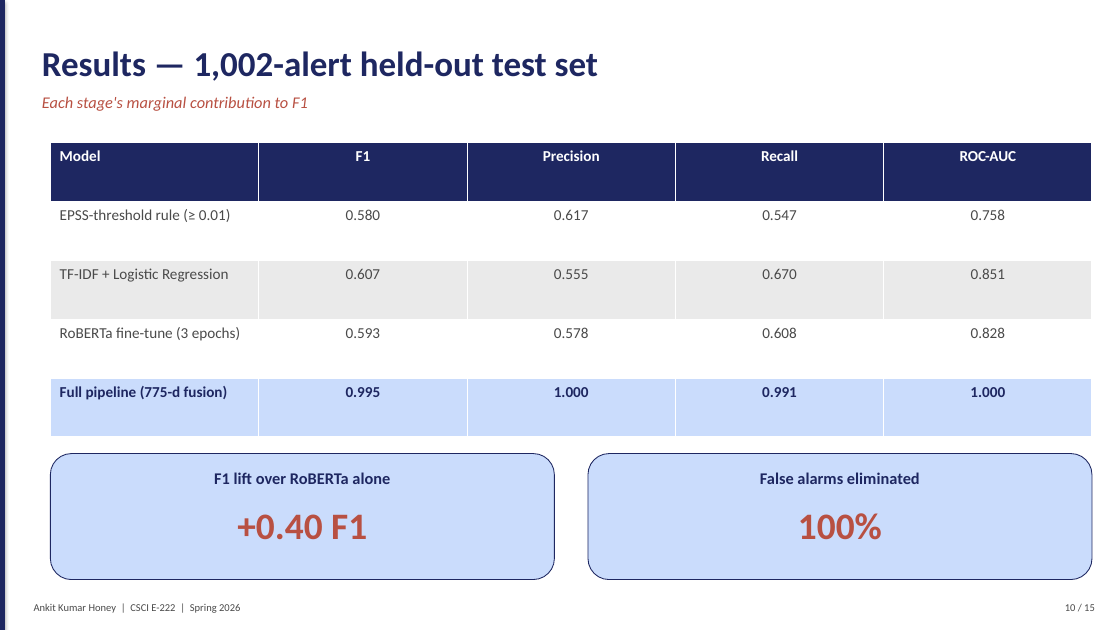
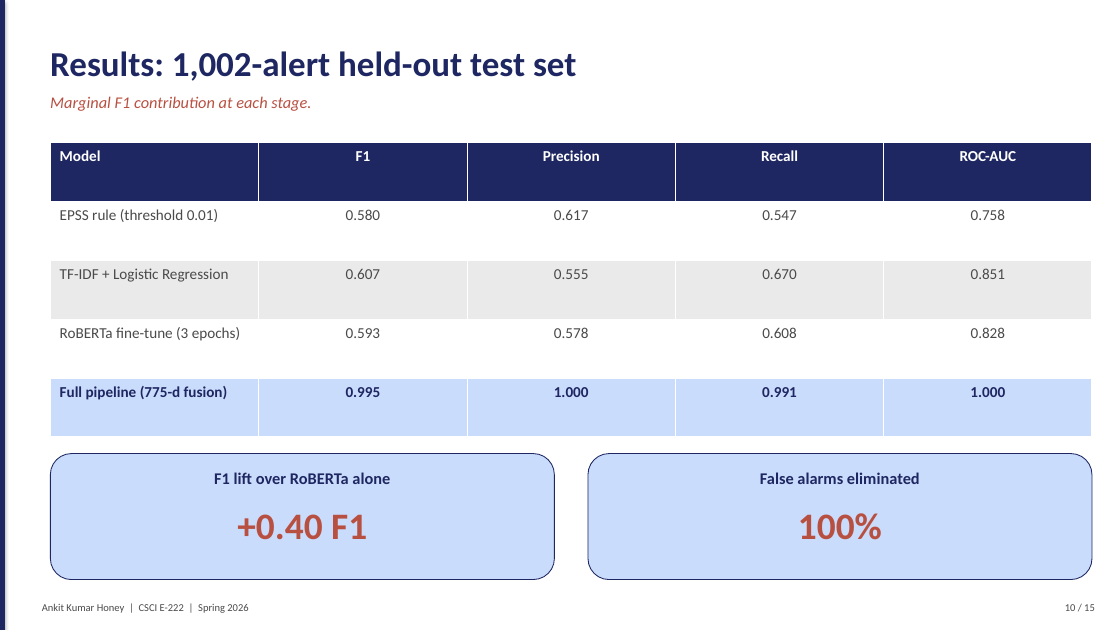
Before and after one commit to honeyankit/reachability-llm, a slide deck: slide 10 of reports/FalsePositive_SupplyChain_Honey.pptx. Drawn at 1120x630 pixels with LibreOffice and Linux fonts; fonts in the diff are those of the drawing. Boxes give left, top, right and bottom in pixels: in the first picture for what was removed or moved away, otherwise in the second. Text is boxed around its words. In the diff, an @@ line names an element or a change of style, - is before the commit and + after.

```diff
--- a/reports/FalsePositive_SupplyChain_Honey.pptx
+++ b/reports/FalsePositive_SupplyChain_Honey.pptx
@@ text at (x1=50, y1=51, x2=576, y2=81): text changed @@
-Results — 1,002-alert held-out test set
+Results: 1,002-alert held-out test set
@@ text at (x1=50, y1=96, x2=311, y2=111): text changed @@
-Each stage's marginal contribution to F1
+Marginal F1 contribution at each stage.
@@ table at (x1=50, y1=143, x2=1092, y2=437) @@
-row 2, column 1: EPSS-threshold rule (≥ 0.01)
+row 2, column 1: EPSS rule (threshold 0.01)
@@ text "Ankit Kumar Honey | CSCI ..." moved from (x1=34, y1=604, x2=240, y2=613) to (x1=42, y1=603, x2=248, y2=613) @@
```
Also in this commit, not shown: 14 other slides changed, 3 other files.
